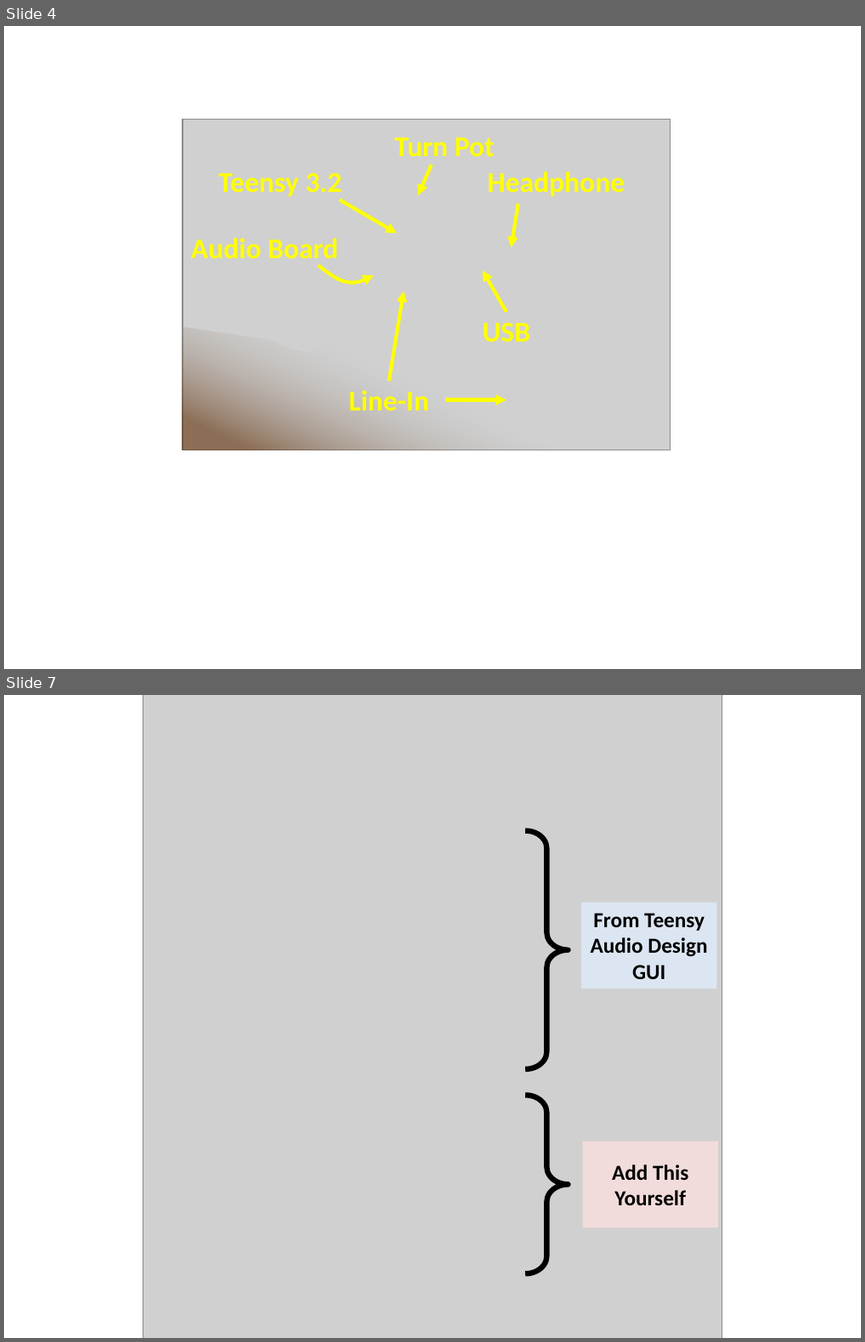
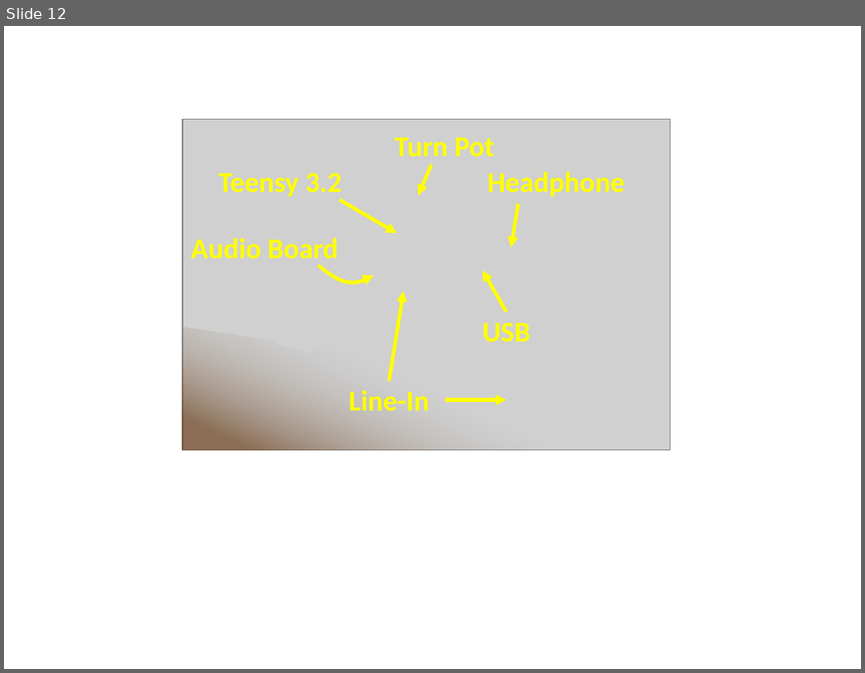
Before and after one commit to chipaudette/OpenAudio_blog, a slide deck: 2016-10-24 Teensy Audio USB/Figures for Blog/Figures.pptx. Shown one above the other, each under a label of ours: slides 4 and 7 before the commit, slide 12 after it; the slides between them are not shown. The pictures are 865x1342 and 865x673 pixels, drawn with LibreOffice and Linux fonts; fonts in the diff are those of the drawing; grey boxes stand for pictures. Boxes give left, top, right and bottom in pixels: in the first picture for what was removed or moved away, otherwise in the second. Text is boxed around its words. In the diff, an @@ line names an element or a change of style, - is before the commit and + after.

Commit message:
TeensyAudioUSB: new figures for the blog

```diff
--- a/2016-10-24 Teensy Audio USB/Figures for Blog/Figures.pptx
+++ b/2016-10-24 Teensy Audio USB/Figures for Blog/Figures.pptx
@@ slide 7 removed at (4,695,861,1338), background #FFFFFF @@
@@ group removed at (143,695,722,1338): 2 right braces, 2 rectangles, 1 picture @@
-From Teensy
-Audio Design
-GUI
-Add This
-Yourself
@@ what was slide 4 is now slide 12 @@
```
Also in this commit, not shown: 2 slides changed, 9 slides added, 5 other slides removed, 23 other files.
